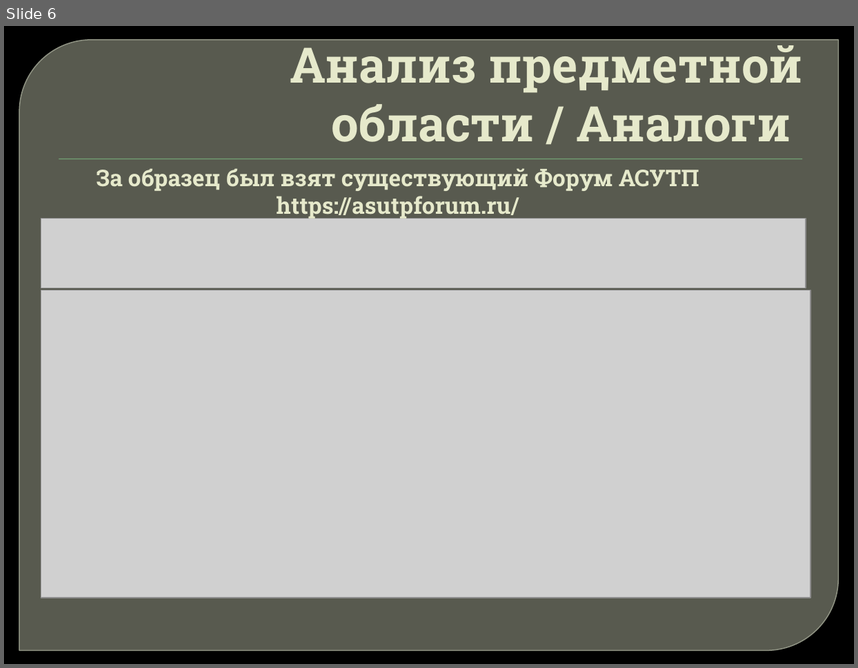
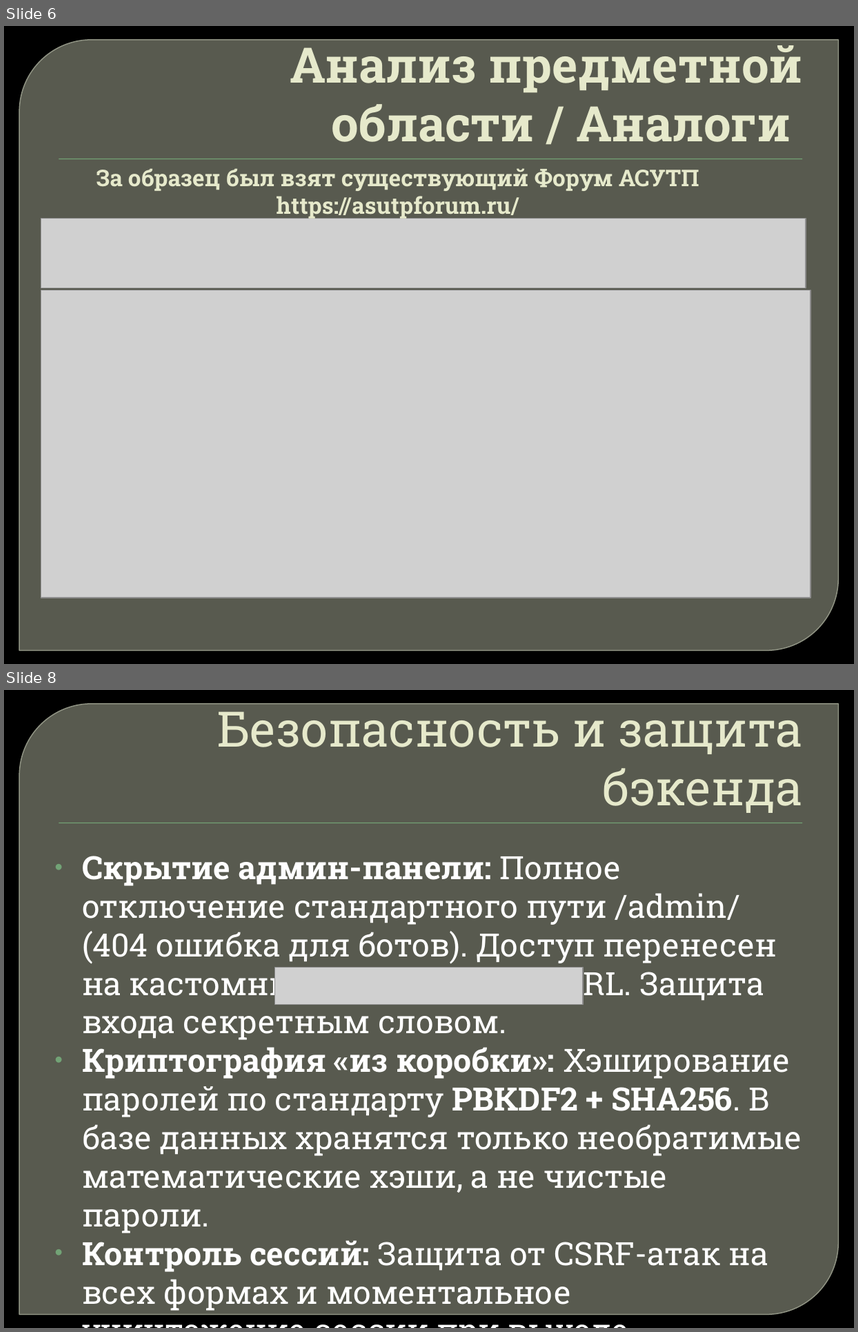
Before and after one commit to serg-12-ctrl/mini-------, a slide deck: Новостной портал.pptx. Shown one above the other, each under a label of ours: slide 6 before the commit, slides 6 and 8 after it; the slides between them are not shown. The pictures are 858x668 and 858x1332 pixels, drawn with LibreOffice and Linux fonts; fonts in the diff are those of the drawing; grey boxes stand for pictures; background and template pictures are left out. Boxes give left, top, right and bottom in pixels: in the first picture for what was removed or moved away, otherwise in the second. Text is boxed around its words. In the diff, an @@ line names an element or a change of style, - is before the commit and + after.

```diff
--- a/Новостной портал.pptx
+++ b/Новостной портал.pptx
@@ slide 8 added at [4,690,854,1328], background picture (left out); not listed: 2 template elements that a slide beside it also shows @@
@@ title added at [218,702,803,813], 41.4 pt, text #E7EACB @@
+Безопасность и защита бэкенда
@@ text added at [82,856,802,1310], 27.2 pt, text #FFFFFF @@
+• Скрытие админ-панели: Полное отключение стандартного пути /admin/ (404 ошибка для ботов). Доступ перенесен на кастомный защищенный URL. Защита входа секретным словом.
+• Криптография «из коробки»: Хэширование паролей по стандарту PBKDF2 + SHA256. В базе данных хранятся только необратимые математические хэши, а не чистые пароли.
+• Контроль сессий: Защита от CSRF-атак на всех формах и моментальное уничтожение сессии при выходе пользователя из системы.
@@ picture added at [275,967,583,1005] @@
```
Also in this commit, not shown: 3 slides changed, 1 other slide added, 2 other files.
